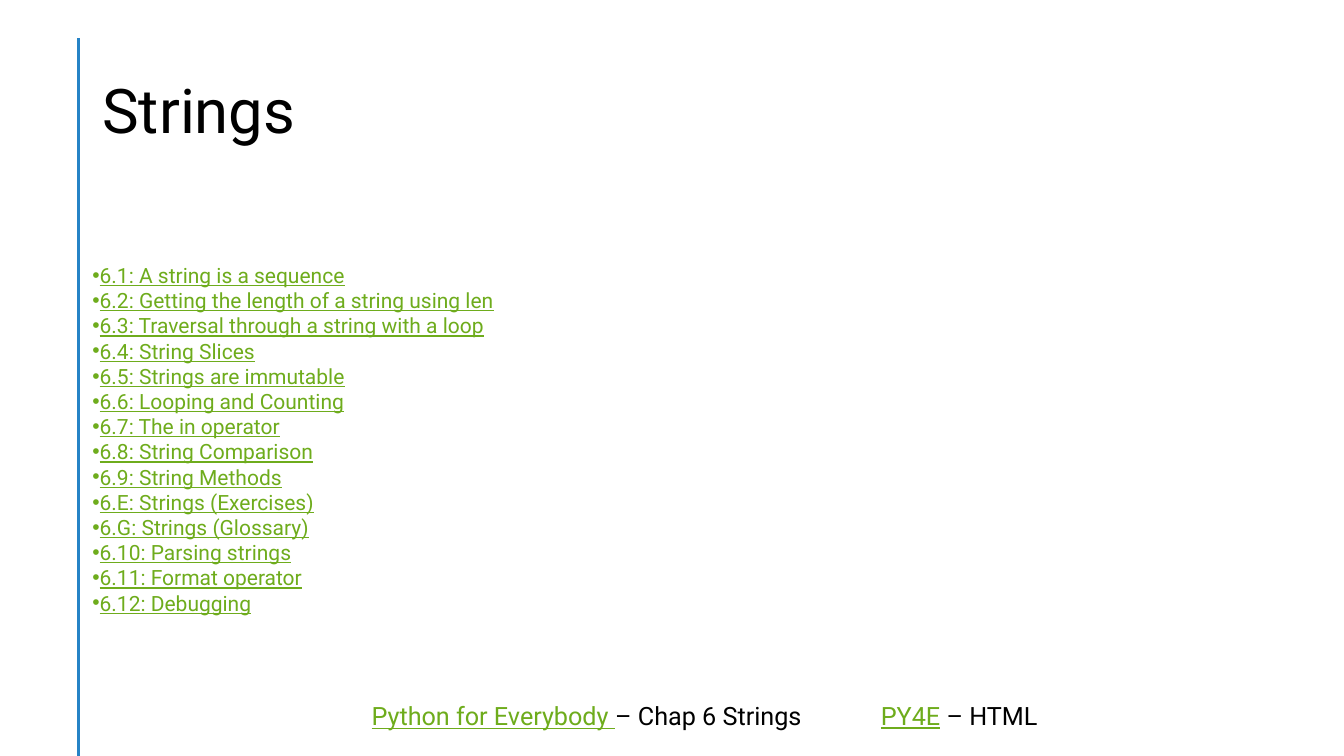
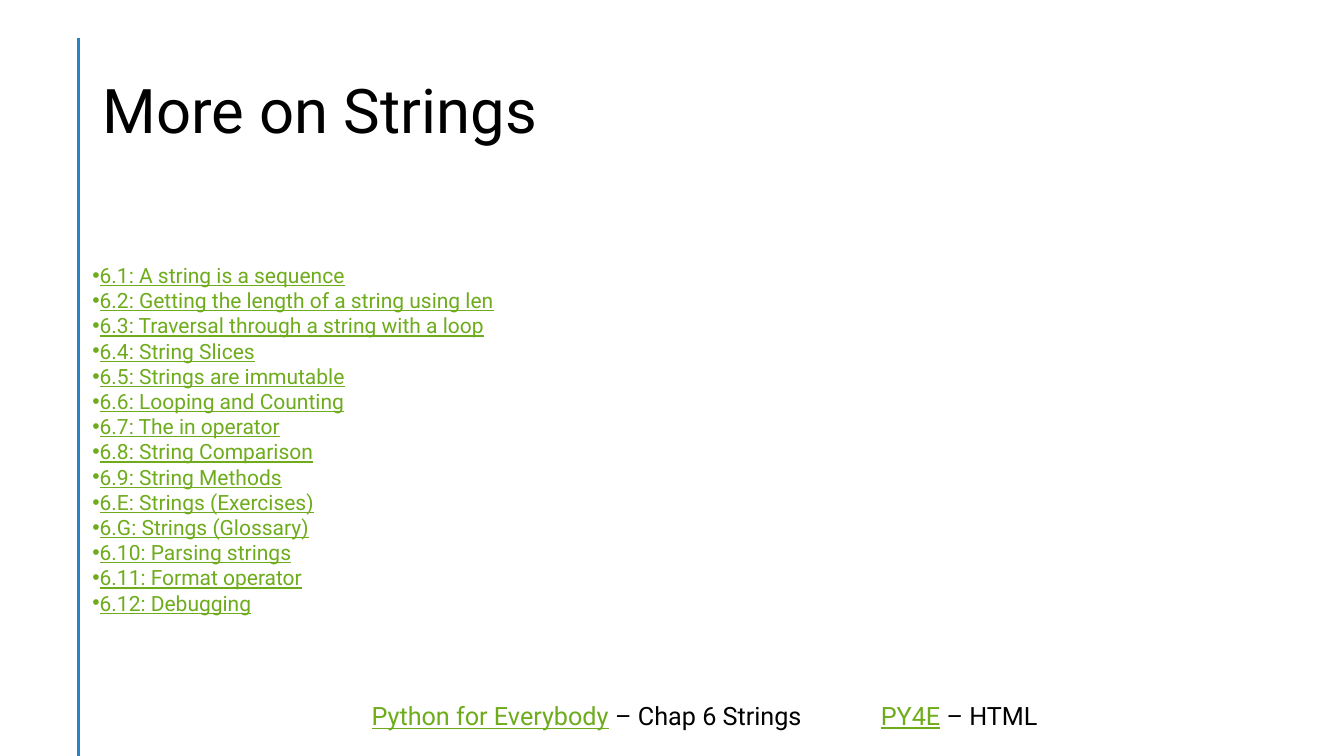
Before and after one commit to slevin48/training, a slide deck: slide 6 of doc/Python 101.pptx (slide 4 before the commit). Drawn at 1344x756 pixels with LibreOffice and Linux fonts; fonts in the diff are those of the drawing. Boxes give left, top, right and bottom in pixels: in the first picture for what was removed or moved away, otherwise in the second. Text is boxed around its words. In the diff, an @@ line names an element or a change of style, - is before the commit and + after.

```diff
--- a/doc/Python 101.pptx
+++ b/doc/Python 101.pptx
@@ title at [102, 88, 537, 146]: text changed @@
-Strings
+More on Strings
```
Also in this commit, not shown: 4 other slides changed, 8 slides added, 1 other file.
